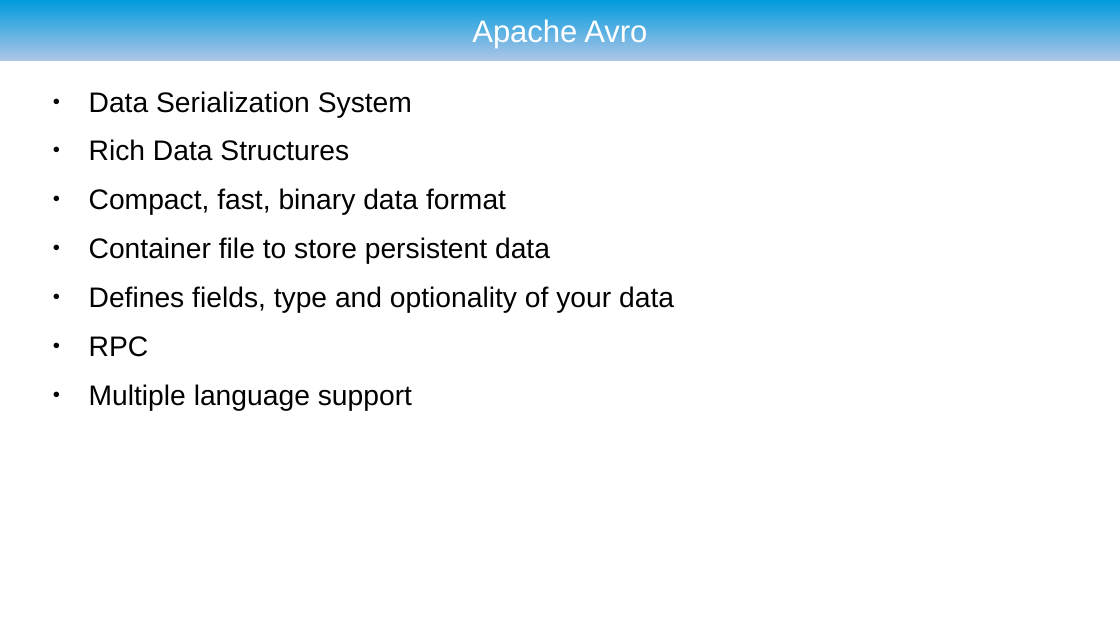
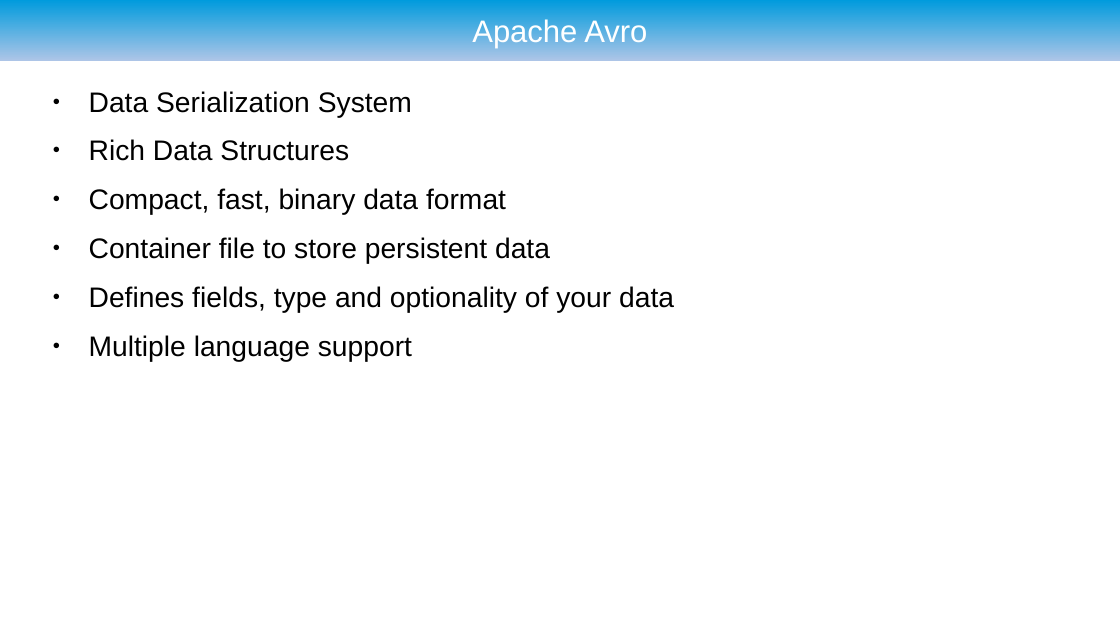
Before and after one commit to ryzlab/kafka-kompetensdag, a slide deck: slide 67 of doc/presentation-umejug.odp (slide 63 before the commit). Drawn at 1120x630 pixels with LibreOffice and Linux fonts; fonts in the diff are those of the drawing; background and template pictures are left out. Boxes give left, top, right and bottom in pixels: in the first picture for what was removed or moved away, otherwise in the second. Text is boxed around its words. In the diff, an @@ line names an element or a change of style, - is before the commit and + after.

```diff
--- a/doc/presentation-umejug.odp
+++ b/doc/presentation-umejug.odp
@@ text at [89,336,149,357]: paragraph removed @@
-● RPC
```
Also in this commit, not shown: 5 other slides changed, 4 slides added, 2 other files.
